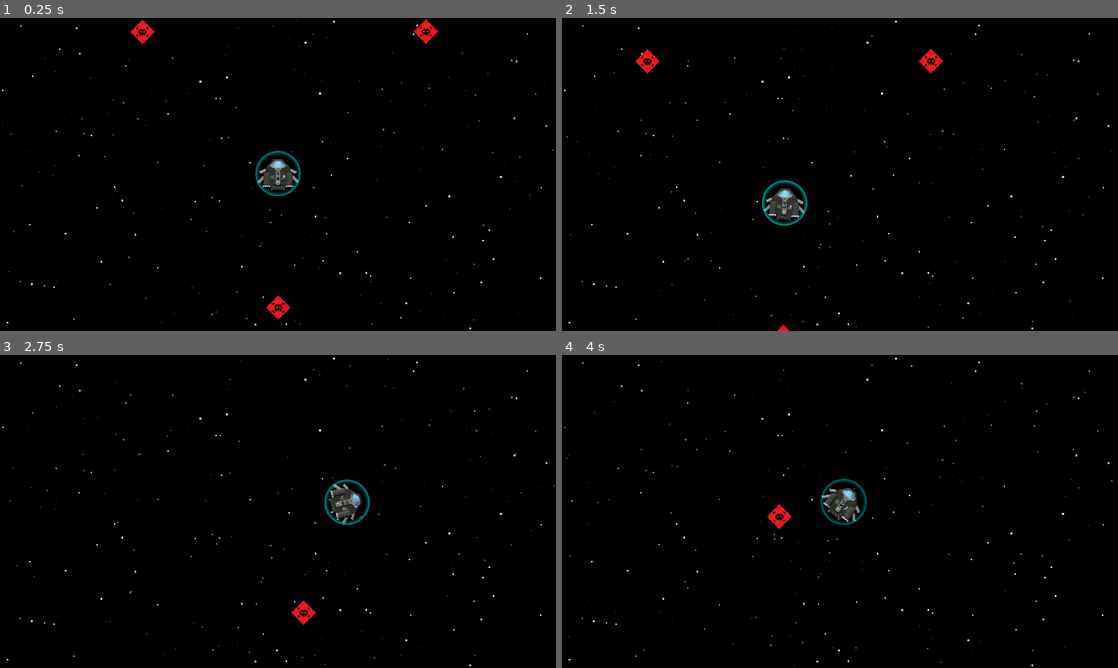
Above: before the commit, frames 1-4 (two rows, left to right).
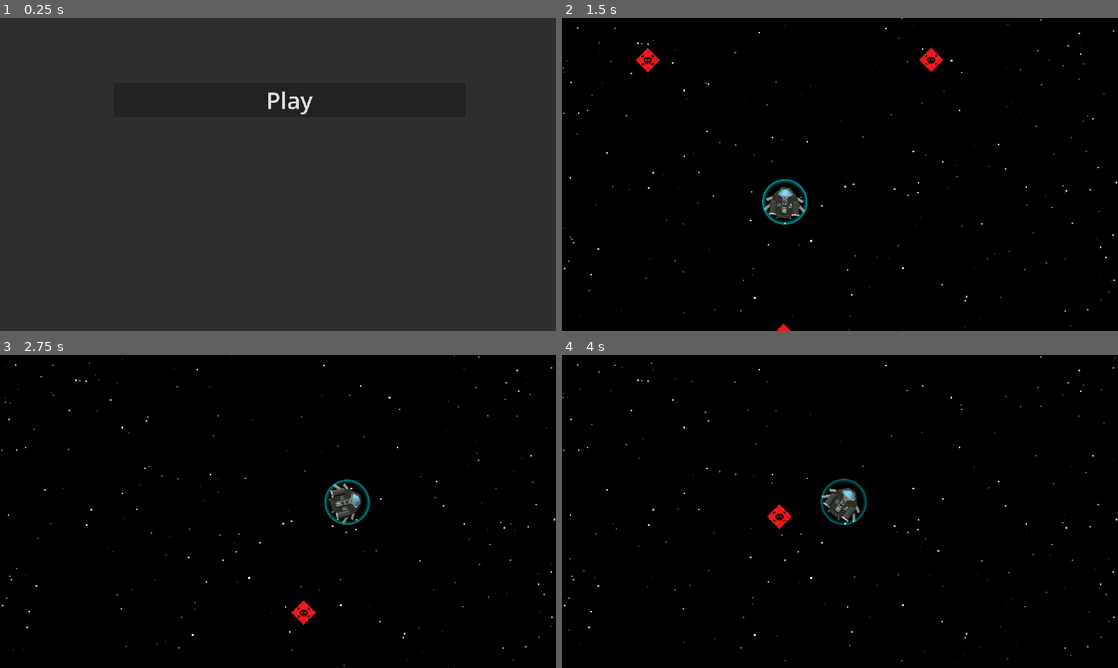
Above: after the commit, the same moments.

Repository: creusator/A_Random_Space_Game
Game: Godot game, scene res://UI/Menus/MainMenu/MainMenu.tscn
The game is run twice, just before and just after one commit, with the same random seed, the same clock (stepped at 60 frames per second) and the same inputs. Before the commit the project starts from res://Game.tscn.
Inputs (mouse positions are in pixels of both pictures, inside the frame that each line leads up to):
- Up to frame 1 (0.25 s): no input
- Up to frame 2 (1.5 s): click (851, 99) at 0.5 s, where only the run after the commit has a clickable "Play"; move the mouse to (962, 158) at 1.27 s; hold D (rotate_right) from 1.28 s (still down); hold Right mouse button (enable_precision_mode_hold) from 1.28 s (still down)
- Up to frame 3 (2.75 s): move the mouse to (166, 527) at 2.02 s; release D (rotate_right) at 2.03 s; release Right mouse button (enable_precision_mode_hold) at 2.03 s; hold S (thrust_down) from 2.03 s (still down); tap P (enable_precision_mode_toggle) at 2.1 s
- Up to frame 4 (4 s): move the mouse to (895, 442) at 2.77 s; release S (thrust_down) at 2.78 s; hold D (rotate_right) 2.78-3.53 s; tap Mouse wheel up (zoom_in) at 2.85 s; move the mouse to (812, 574) at 3.52 s; hold S (thrust_down) from 3.53 s (still down); tap Mouse wheel down (zoom_out) at 3.6 s

The runs differ from the first frame. In frame 1, 100% of the frame differs, in the area x 0-100%, y 0-100%; in frame 2, 1.1%; in frame 3, 0.5%; in frame 4, 0.5%.

Commit message:
Added basic main menu
- Prepared to add pause menu next

Diff:
--- /dev/null
+++ b/UI/Menus/MainMenu/MainMenu.gd
@@ -0,0 +1,9 @@
+extends Panel
+
+@onready var play_button:Button = $MainMenuButtons/PlayButton
+
+func _ready() -> void:
+	play_button.pressed.connect(_on_play_button_pressed)
+
+func _on_play_button_pressed() -> void:
+	get_tree().change_scene_to_file("res://Game.tscn")
--- a/UI/Menus/MainMenu/MainMenu.tscn
+++ b/UI/Menus/MainMenu/MainMenu.tscn
@@ -1,3 +1,26 @@
-[gd_scene format=3 uid="uid://tj5g2m158dey"]
+[gd_scene load_steps=2 format=3 uid="uid://tj5g2m158dey"]
 
-[node name="MainMenu" type="Node2D"]
+[ext_resource type="Script" uid="uid://1wae0onivlyx" path="res://UI/Menus/MainMenu/MainMenu.gd" id="1_c6aju"]
+
+[node name="Panel" type="Panel"]
+anchors_preset = -1
+anchor_right = 1.0
+anchor_bottom = 1.0
+offset_right = 40.0
+offset_bottom = 40.0
+script = ExtResource("1_c6aju")
+
+[node name="MainMenuButtons" type="VBoxContainer" parent="."]
+layout_mode = 1
+anchors_preset = -1
+anchor_left = 0.2
+anchor_top = 0.2
+anchor_right = 0.8
+anchor_bottom = 0.8
+offset_right = 40.0
+offset_bottom = 40.0
+
+[node name="PlayButton" type="Button" parent="MainMenuButtons"]
+layout_mode = 2
+theme_override_font_sizes/font_size = 80
+text = "Play"
--- a/UI/Menus/PauseMenu/PauseMenu.gd
+++ /dev/null
@@ -1,9 +0,0 @@
-extends Control
-
-@onready var main = $'../../'
-
-func _on_resume_pressed() -> void:
-	main.pauseMenu()
-
-func _on_quit_pressed() -> void:
-	get_tree().quit()
--- a/UI/Menus/PauseMenu/PauseMenu.tscn
+++ /dev/null
@@ -1,31 +0,0 @@
-[gd_scene load_steps=2 format=3 uid="uid://oq7l1klacs10"]
-
-[ext_resource type="Script" uid="uid://dc63w2klpbagm" path="res://UI/Menus/PauseMenu/PauseMenu.gd" id="1_jpat4"]
-
-[node name="PauseMenu" type="Control"]
-layout_mode = 3
-anchors_preset = 15
-anchor_right = 1.0
-anchor_bottom = 1.0
-grow_horizontal = 2
-grow_vertical = 2
-script = ExtResource("1_jpat4")
-
-[node name="MarginContainer" type="MarginContainer" parent="."]
-layout_mode = 0
-offset_right = 40.0
-offset_bottom = 40.0
-
-[node name="VBoxContainer" type="VBoxContainer" parent="MarginContainer"]
-layout_mode = 2
-
-[node name="Resume" type="Button" parent="MarginContainer/VBoxContainer"]
-layout_mode = 2
-text = "Resume"
-
-[node name="Quit" type="Button" parent="MarginContainer/VBoxContainer"]
-layout_mode = 2
-text = "Quit"
-
-[connection signal="pressed" from="MarginContainer/VBoxContainer/Resume" to="." method="_on_resume_pressed"]
-[connection signal="pressed" from="MarginContainer/VBoxContainer/Quit" to="." method="_on_quit_pressed"]
--- a/project.godot
+++ b/project.godot
@@ -11,7 +11,7 @@
 [application]
 
 config/name="ARandomSpaceGame"
-run/main_scene="uid://bl2wfrt4wupur"
+run/main_scene="uid://tj5g2m158dey"
 config/features=PackedStringArray("4.4", "GL Compatibility")
 run/max_fps=200
 
Not shown, added: UI/Menus/MainMenu/MainMenu.gd.uid
Not shown, removed: UI/Menus/PauseMenu/PauseMenu.gd.uid
